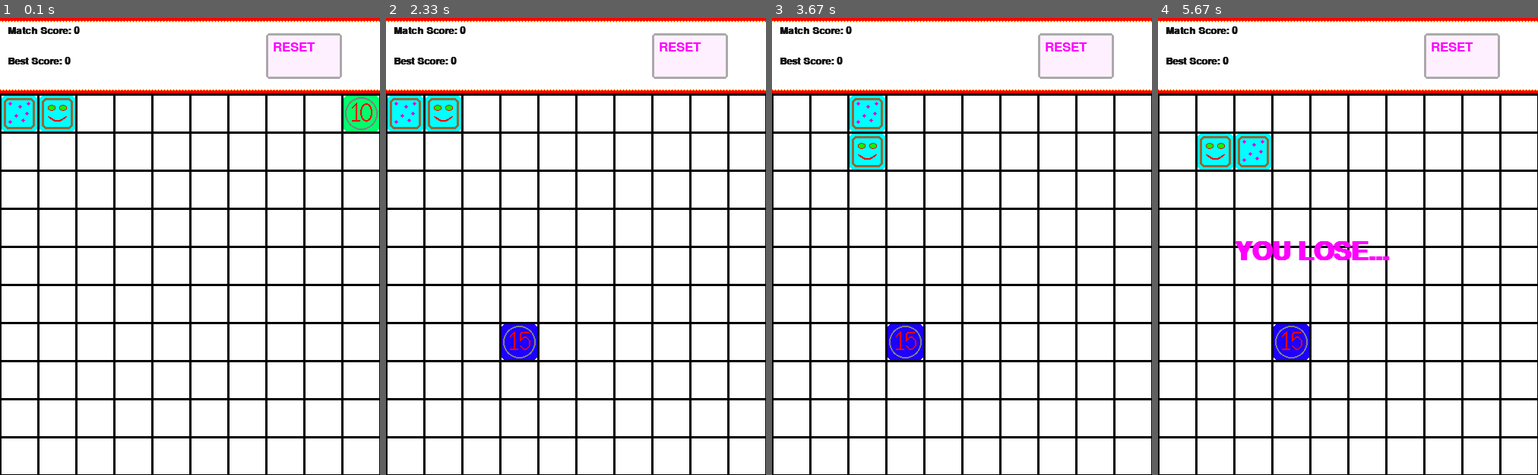
Above: before the commit, frames 1-4 (left to right).
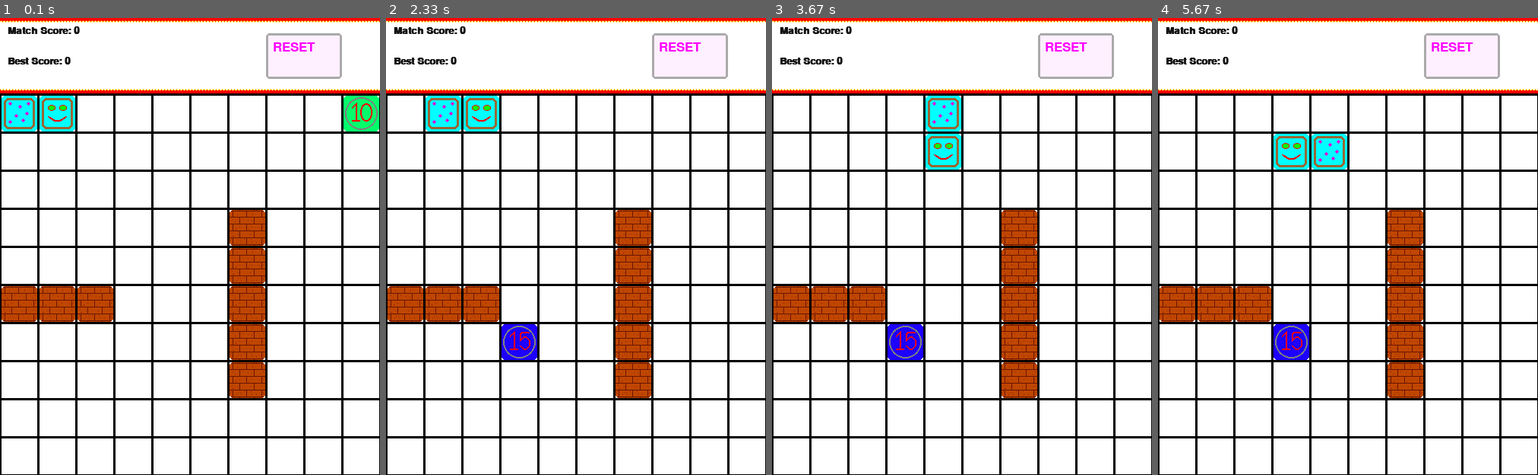
Above: after the commit, the same moments.

Repository: supernova-Z313/Snake_with_Pygame
Game: pygame game, started from warmup/main.py
The game is run twice, just before and just after one commit, with the same random seed, the same clock (stepped at 60 frames per second) and the same inputs.
Inputs (mouse positions are in pixels of both pictures, inside the frame that each line leads up to):
- Up to frame 1 (0.1 s): no input
- Up to frame 2 (2.33 s): hold D 0.33-0.8 s; hold W 0.83-1.3 s; click (690, 54) at 1.38 s; click "RESET" at 1.72 s
- Up to frame 3 (3.67 s): hold S 3.07-3.37 s; hold A from 3.4 s (still down)
- Up to frame 4 (5.67 s): release A at 3.8 s; hold W 3.83-4.2 s; hold D 4.23-4.87 s; hold S 4.9-5.27 s; hold A from 5.3 s (still down)

The runs differ from the first frame. In frame 1, 5.8% of the frame differs, in the area x 0-70%, y 42-84%; in frame 2, 7.4%; in frame 3, 8.7%; in frame 4, 9.7%, in the area x 0-70%, y 25-84%.

Commit message:
add walls to game and debug button problem

Diff:
--- a/warmup/main.py
+++ b/warmup/main.py
@@ -12,7 +12,7 @@
 # ======================================================
 # init Constant
 
-FPS = 30
+FPS = 50
 WITHE = (255, 255, 255)
 BLACK_M = (18, 18, 18)
 PERPEL = (255, 0, 255)
@@ -35,6 +35,7 @@
 apple_10 = pygame.image.load("./Assets/10.png")
 apple_15 = pygame.image.load("./Assets/15.png")
 button = pygame.image.load("./Assets/button.png")
+break_b = pygame.image.load("./Assets/break.png")
 setting_score = pygame.font.SysFont("comicsans", 20, bold=True, italic=False)
 setting_finish = pygame.font.SysFont("comicsans", 50, bold=True, italic=False)
 setting_reset = pygame.font.SysFont("comicsans", 25, bold=False, italic=False)
@@ -89,15 +90,15 @@
 # ======================================================
 # handleing movment
 
-def handel_movment(keys_pressed, last_direction):
+def handel_movment(keys_pressed, last_direction, real_direction):
 	# also can add big char
-	if keys_pressed[pygame.K_d] and last_direction != 3:
+	if keys_pressed[pygame.K_d] and real_direction != 3:
 		last_direction = 1
-	elif keys_pressed[pygame.K_s] and last_direction != 4:
+	elif keys_pressed[pygame.K_s] and real_direction != 4:
 		last_direction = 2
-	elif keys_pressed[pygame.K_a] and last_direction != 1:
+	elif keys_pressed[pygame.K_a] and real_direction != 1:
 		last_direction = 3
-	elif keys_pressed[pygame.K_w] and last_direction != 2:
+	elif keys_pressed[pygame.K_w] and real_direction != 2:
 		last_direction = 4
 
 	return last_direction
@@ -105,7 +106,7 @@
 # ======================================================
 # update window func
 
-def draw_game_win(head, body, apple, score, best_score_saved):
+def draw_game_win(head, body, apple, score, best_score_saved, walls):
 	win.fill(WITHE)
 	win.blit(top_1, (0, 0))
 	win.blit(top_2, (0, 93))
@@ -121,6 +122,9 @@
 	for i in range(11):
 		win.blit(vertical_line, ((50*i)-1, 100))
 
+	for i in walls:
+		win.blit(break_b, (i[0]-23, i[1]-23))
+
 	for i in body:
 		win.blit(snake_body, (i[0]-23, i[1]-23))  # (2, 102)
 	win.blit(snake_head, (head[0]-23, head[1]-23))  # (52, 102)
@@ -138,11 +142,13 @@
 # ======================================================
 # new place of apple
 
-def new_apple(game_map, body, head): # walls,
+def new_apple(game_map, body, head, walls): # walls,
 	game_map_c = game_map.copy()
 	for i in body:
 		game_map_c.remove(i)
 	for i in head:
+		game_map_c.remove(i)
+	for i in walls:
 		game_map_c.remove(i)
 
 	result_apple = choice(game_map_c)
@@ -170,17 +176,19 @@
 			else:
 				best_score_saved = int(best_score_saved)
 
-		walls = []
+		walls = [[25, 375], [75, 375], [125, 375], [325, 275], [325, 325], [325, 375], [325, 425], [325, 475]]
+
+		border = []
 		for x in range(12):
 		    for y in range(12):
 		        if 0 < 50*x-25 < 500 and 100 < 50*y+75 < 600:
 		            continue
-		        walls.append([50*x-25, 50*y+75])
+		        border.append([50*x-25, 50*y+75])
 
 		head = [75, 125]
 		body = [[25, 125]]
 		head_c = head.copy()
-		apple = new_apple(game_map, body, [head])
+		apple = new_apple(game_map, body, [head], walls)
 		add_to_end = False
 		real_direction = 1
 		user_direction = 1
@@ -206,7 +214,7 @@
 
 
 			keys_pressed = pygame.key.get_pressed()
-			user_direction = handel_movment(keys_pressed, user_direction)
+			user_direction = handel_movment(keys_pressed, user_direction, real_direction)
 
 			fps_level += 1
 			if fps_level == 20:
@@ -223,7 +231,7 @@
 				else:
 					head_c[1] -= 50
 
-				if head_c in walls or head_c in body:
+				if head_c in border or head_c in body or head_c in walls:
 					run = False
 					break
 
@@ -235,7 +243,7 @@
 						run = False
 						state = 1
 						break
-					apple = new_apple(game_map, body, [head, head_c])
+					apple = new_apple(game_map, body, [head, head_c], walls)
 
 			# move body
 			if move:
@@ -273,7 +281,7 @@
 				else:
 					move_counter += 1
 
-			draw_game_win(head, body, apple, score, best_score_saved)
+			draw_game_win(head, body, apple, score, best_score_saved, walls)
 
 		if game:
 			game = playing(state, score, clock)
